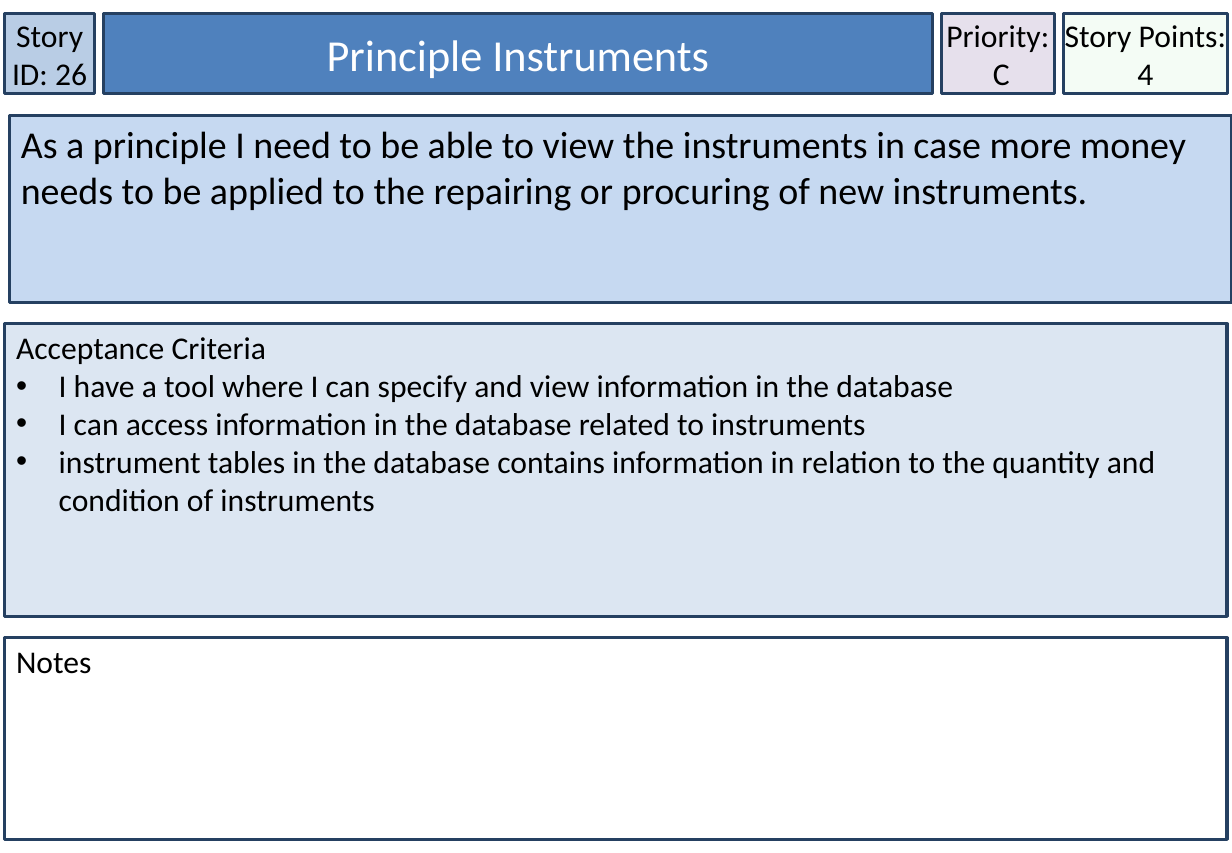
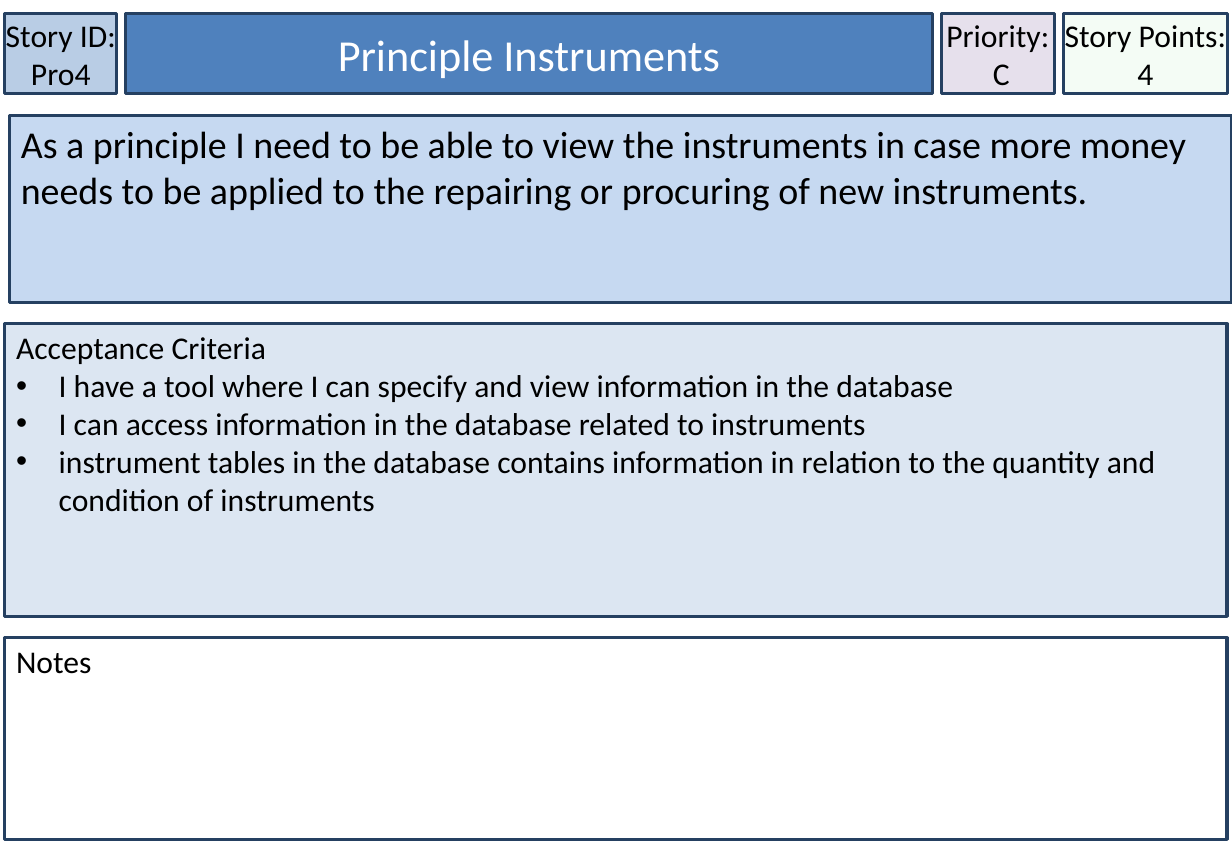
Before and after one commit to MichaelDevenish/IFB299MusicSchool, a slide deck: slide 30 of Documentation/Accpetance Criteria & User Stories/User Stories Final Format.pptx. Drawn at 1232x853 pixels with LibreOffice and Linux fonts; fonts in the diff are those of the drawing. Boxes give left, top, right and bottom in pixels: in the first picture for what was removed or moved away, otherwise in the second. Text is boxed around its words. In the diff, an @@ line names an element or a change of style, - is before the commit and + after.

```diff
--- a/Documentation/Accpetance Criteria & User Stories/User Stories Final Format.pptx
+++ b/Documentation/Accpetance Criteria & User Stories/User Stories Final Format.pptx
@@ rectangle "Story ID: Pro4": place and size @@
-rectangle "Story ID: Pro4" at [5,14,94,94]
+rectangle "Story ID: Pro4" at [5,14,116,94]
@@ text in rectangle at [6,20,116,93]: text changed @@
-Story ID: 26
+Story ID: Pro4
@@ rectangle "Principle Instruments": place and size @@
-rectangle "Principle Instruments" at [104,14,933,94]
+rectangle "Principle Instruments" at [125,14,932,94]
```
Also in this commit, not shown: 32 other slides changed.
